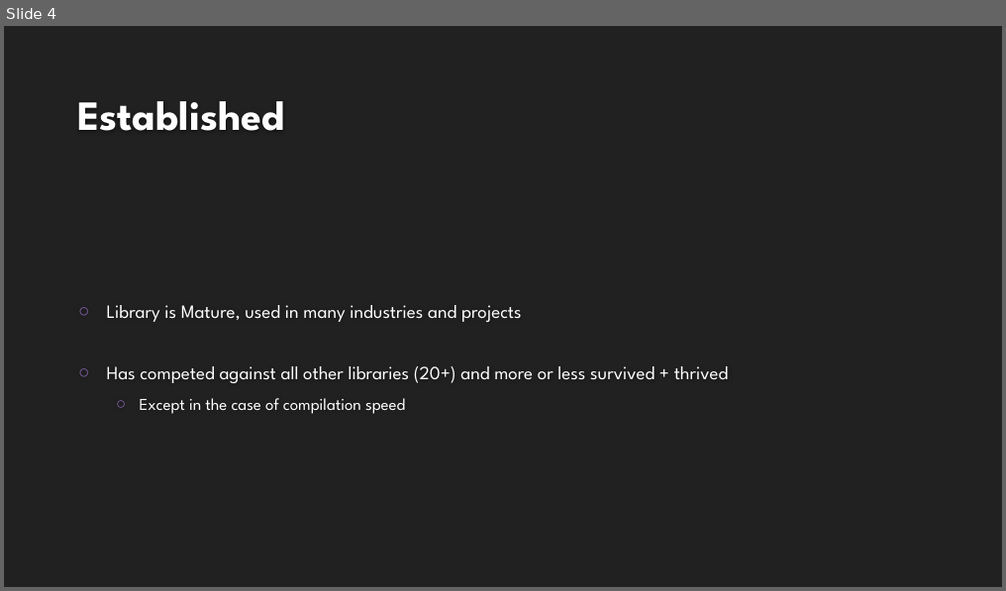
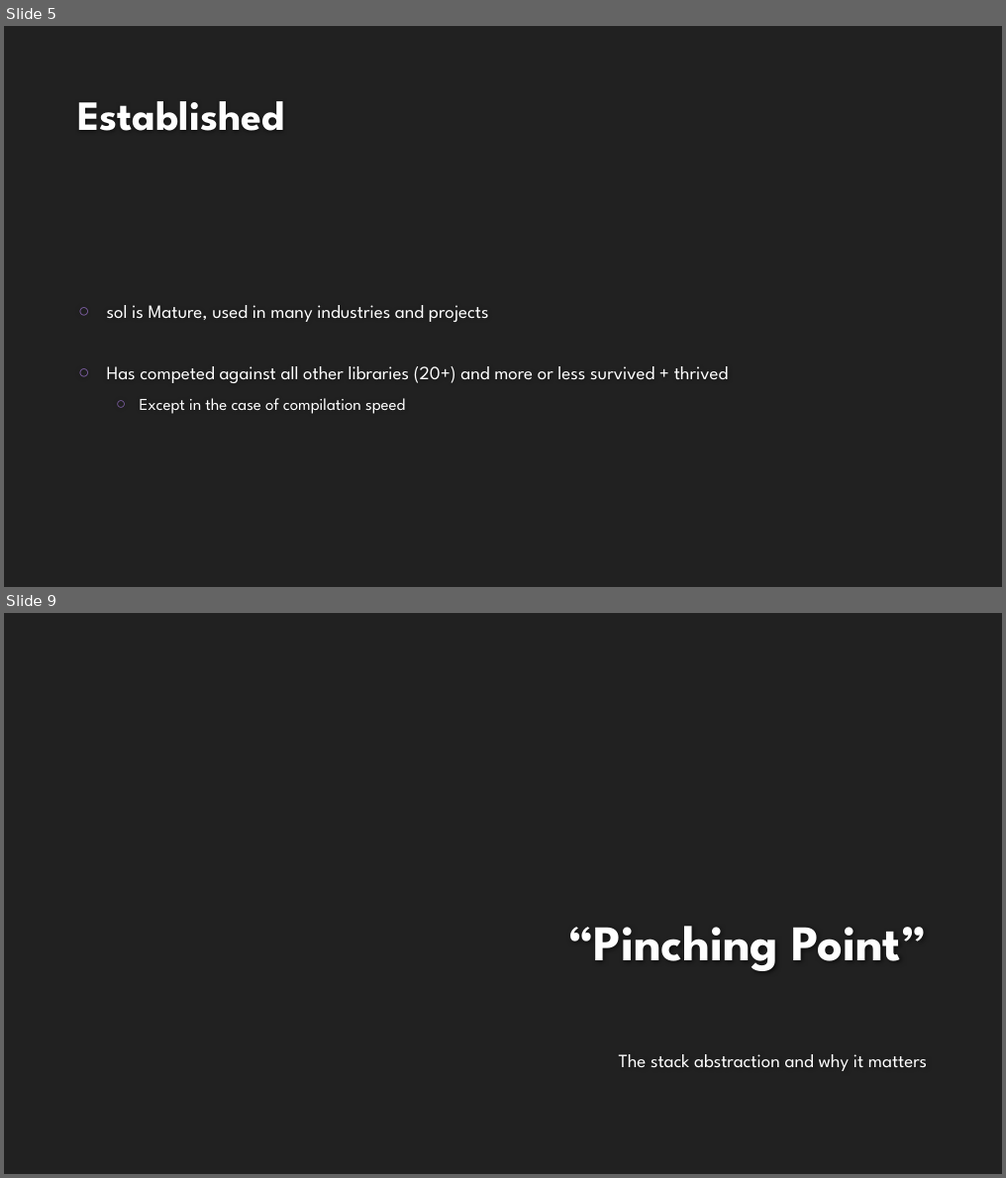
Before and after one commit to ThePhD/ThePhD.github.io, a slide deck: presentations/sol2/C++ Now/2018.03.28 - ThePhD - Compile Fast, Run Faster, Scale Forever.pptx. Shown one above the other, each under a label of ours: slide 4 before the commit, slides 5 and 9 after it; the slides between them are not shown. The pictures are 1006x591 and 1006x1178 pixels, drawn with LibreOffice and Linux fonts; fonts in the diff are those of the drawing; background and template pictures are left out. Boxes give left, top, right and bottom in pixels: in the first picture for what was removed or moved away, otherwise in the second. Text is boxed around its words. In the diff, an @@ line names an element or a change of style, - is before the commit and + after.

```diff
--- a/presentations/sol2/C++ Now/2018.03.28 - ThePhD - Compile Fast, Run Faster, Scale Forever.pptx
+++ b/presentations/sol2/C++ Now/2018.03.28 - ThePhD - Compile Fast, Run Faster, Scale Forever.pptx
@@ slide 9 added at bbox=[4, 613, 1002, 1174], background #212121 @@
@@ title added at bbox=[567, 926, 927, 971], 48 pt, text #FEFEFE, bold @@
+“Pinching Point”
@@ text added at bbox=[619, 1055, 927, 1071], 18 pt, text #FFFFFF @@
+The stack abstraction and why it matters
@@ what was slide 4 is now slide 5 @@
@@ slide 5 changed as well @@
@@ text at bbox=[107, 305, 489, 322]: text changed @@
-○ Library is Mature, used in many industries and projects
+○ sol is Mature, used in many industries and projects
```
Also in this commit, not shown: 4 other slides changed, 53 other slides added, 5 other files.
